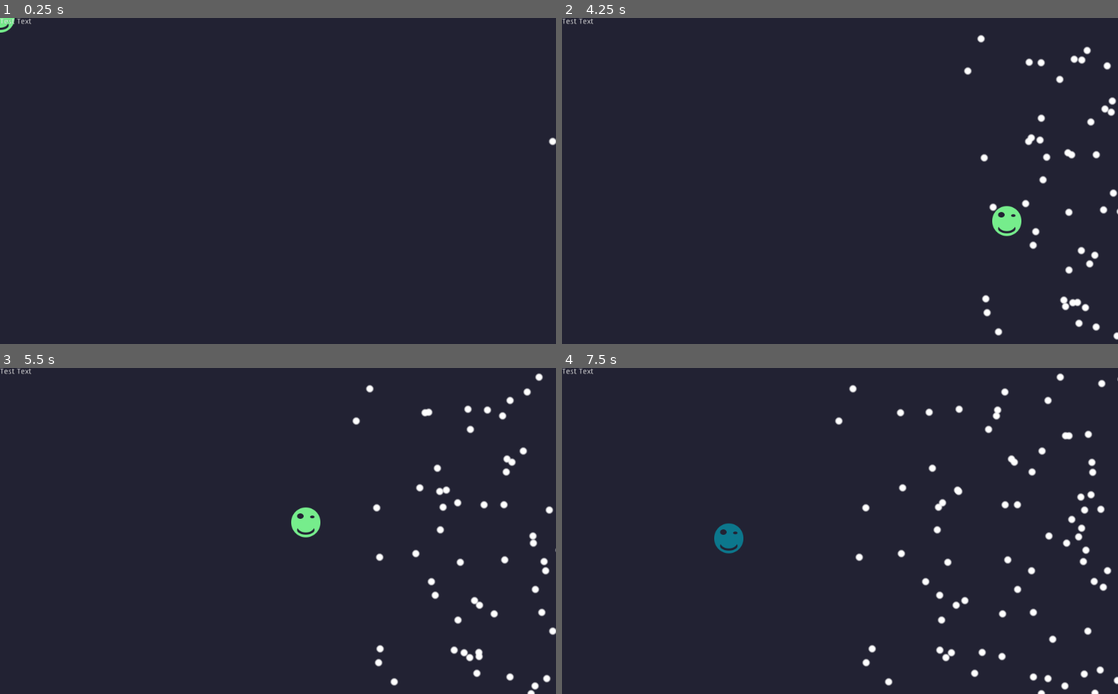
Above: before the commit, frames 1-4 (two rows, left to right).
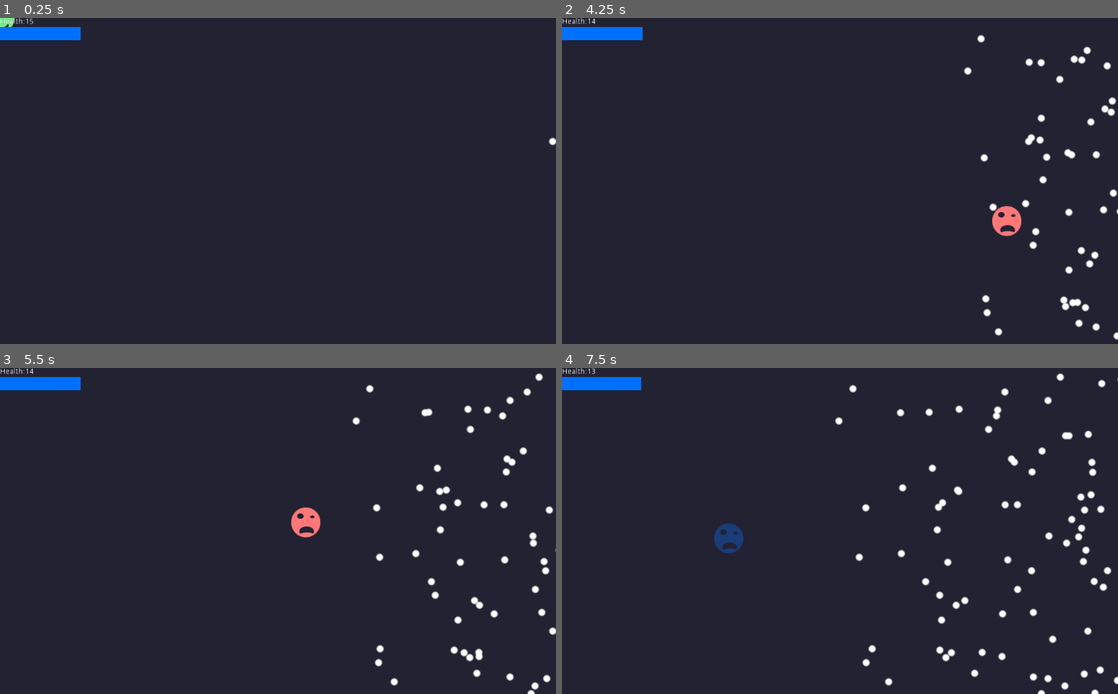
Above: after the commit, the same moments.

Repository: BS-tcsb/2d-bullet-shower
Game: Godot game, scene res://shower.tscn
Two runs of this game, one before a commit and one after it. Both use one fixed random seed, a clock stepped at 60 frames per second and the inputs below.
Inputs (mouse positions are in pixels of both pictures, inside the frame that each line leads up to):
- Up to frame 1 (0.25 s): no input
- Up to frame 2 (4.25 s): tap Enter at 0.5 s; move the mouse to (962, 164) at 0.52 s; click (962, 164) at 0.67 s; move the mouse to (728, 197) at 1.27 s; click (728, 197) at 1.42 s; move the mouse to (895, 109) at 2.02 s; click (895, 109) at 2.17 s; move the mouse to (812, 246) at 2.77 s; click (812, 246) at 2.92 s; move the mouse to (1006, 229) at 3.52 s; click (1006, 229) at 3.67 s
- Up to frame 3 (5.5 s): move the mouse to (111, 482) at 4.27 s; click (111, 482) at 4.42 s; move the mouse to (305, 531) at 5.02 s; click (305, 531) at 5.17 s
- Up to frame 4 (7.5 s): move the mouse to (756, 449) at 5.77 s; click (756, 449) at 5.92 s; move the mouse to (962, 514) at 6.52 s; click (962, 514) at 6.67 s; move the mouse to (728, 547) at 7.27 s; click (728, 547) at 7.42 s

The runs differ from the first frame. In frame 1, 0.6% of the frame differs, in the area x 0-15%, y 0-7%; in frame 2, 1.0%, in the area x 0-83%, y 0-67%; in frame 3, 1.0%; in frame 4, 1.0%.

Commit message:
Health, invincibility and begginings of blue

Diff:
--- a/player.gd
+++ b/player.gd
@@ -11,19 +11,51 @@
 onready var original
 onready var blue = false
 onready var health = 15
+var label
+var isInvincible = false
+var invincibleTimer = 0
+var invincibleTimerConstant = 2
+var blueMeter = 5
+var blueMeterMax = 5
+var maxMeterWidth
+var meter
 
 func _ready():
 	# The player follows the mouse cursor automatically, so there's no point
 	# in displaying the mouse cursor.
 	Input.set_mouse_mode(Input.MOUSE_MODE_HIDDEN)
 	original = sprite.modulate
+	label = get_node("/root/Shower/Label")
+	label.text = "Health:" + str(health)
+	meter = get_node("/root/Shower/Meter")
+	maxMeterWidth = meter.rect_size.x
 
+func _process(delta):
+	if isInvincible == true:
+		sprite.frame = 1
+		invincibleTimer -= delta
+		if invincibleTimer <= 0:
+			isInvincible = false
+	elif touching >= 1: #and blue == false:
+		sprite.frame = 1
+		health = health - 1
+		label.text = "Health:" + str(health)
+		isInvincible = true
+		invincibleTimer = invincibleTimerConstant
+	else:
+		sprite.frame = 0
+	if blue:
+		blueMeter -= delta
+		meter.rect_size.x = maxMeterWidth*blueMeter/blueMeterMax
+	elif blueMeter < blueMeterMax:
+		blueMeter += delta
+		meter.rect_size.x = maxMeterWidth*blueMeter/blueMeterMax
 
 func _input(event):
 	if event is InputEventMouseMotion:
 		position = event.position - Vector2(0, 16)
 	if event is InputEventMouseButton:
-		if event.pressed:
+		if event.pressed and blueMeter > 0:
 			sprite.modulate = Color(0.1,0.50,1)
 			blue = true
 		else:
@@ -32,13 +64,8 @@
 
 func _on_body_shape_entered(_body_id, _body, _body_shape, _local_shape):
 	touching += 1
-	if touching >= 1: #and blue == false:
-		sprite.frame = 1
-		health = health - 1
-		print (health)
+
 
 
 func _on_body_shape_exited(_body_id, _body, _body_shape, _local_shape):
 	touching -= 1
-	if touching == 0: #or blue == true:
-		sprite.frame = 0
--- a/shower.tscn
+++ b/shower.tscn
@@ -34,9 +34,12 @@
 margin_right = 138.0
 margin_bottom = 33.0
 text = "Test Text"
-__meta__ = {
-"_edit_use_anchors_": false
-}
+
+[node name="Meter" type="ColorRect" parent="."]
+margin_top = 17.0
+margin_right = 148.0
+margin_bottom = 41.0
+color = Color( 0, 0.439216, 1, 1 )
 
 [connection signal="body_shape_entered" from="Player" to="Player" method="_on_body_shape_entered"]
 [connection signal="body_shape_exited" from="Player" to="Player" method="_on_body_shape_exited"]
